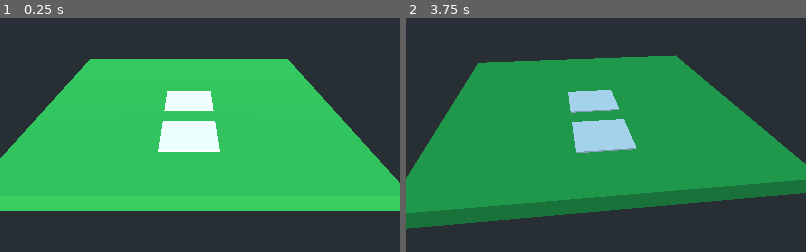
Above: before the commit, frames 1-2 (left to right).
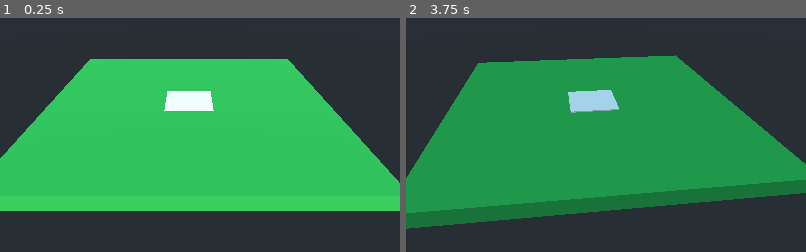
Above: after the commit, the same moments.

Repository: Atmosaero/FarmCreator
Game: Godot game, scene res://Main.tscn
Two runs of this game, one before a commit and one after it. Both use one fixed random seed, a clock stepped at 60 frames per second and the inputs below.
Inputs (mouse positions are % of the whole screen's width and height, from its top left):
- Up to frame 1 (0.25 s): no input
- Up to frame 2 (3.75 s): click (7, 14) at 0.5 s; click (7, 37) at 1.25 s; click (18, 14) at 2 s; click (18, 37) at 2.75 s; tap Enter at 3.5 s; move the mouse to (72, 45) at 3.52 s; hold D (right) from 3.53 s (still down); tap L (Light) at 3.6 s; click (72, 45) at 3.67 s
The pictures show only the part of the screen within x 26-76%, y 32-82%; the shares and areas given below are measured in that part.

The runs differ from the first frame. In frame 1, 1.9% of the frame differs, in the area x 39-55%, y 44-58%; in frame 2, 1.9%.
Error before the commit: Invalid get index 'MaterialSelect' (on base: 'Nil'). (res://Block.gd:6)
Error after the commit: Parse Error: Use "onready var MaterialBrush = get_node(...)" instead. (res://Block.gd:5)

Commit message:
Version 4

Diff:
--- a/Block.gd
+++ b/Block.gd
@@ -1,23 +1,25 @@
 extends MeshInstance
 
-
-onready var GlobalSrc = get_node("/root/Menu")
-
-var materialStatus = GlobalSrc.MaterialSelect
-
 var material = SpatialMaterial.new()
-
-func _ready():
-	pass
-
+var MaterialBrush = get_node("/root/Menu")
 
 func _on_Area_input_event(camera, event, click_position, click_normal, shape_idx):
-	build()
-	print(materialStatus)
-func build():
-	if materialStatus == "Strawberry":
-		material.albedo_color = Color(1, 0, 0)
-		set_surface_material(0, material)
-	if materialStatus == "Water":
-		material.albedo_color = Color(0, 0, 1, 1)
-		set_surface_material(0, material)
+	if event is InputEventMouseButton:
+		if event.button_index == BUTTON_LEFT and event.pressed == true:
+			print(Menu.MaterialBrush)
+			if Menu.MaterialBrush == 1:#Red
+				material.albedo_color = Color(1, 0, 0)
+				set_surface_material(0, material)
+				print(Menu.MaterialBrush)
+			if Menu.MaterialBrush == 2:#Green
+				material.albedo_color = Color(0, 1, 0, 1)
+				set_surface_material(0, material)
+				print(Menu.MaterialBrush)
+			if Menu.MaterialBrush == 3:#Blue
+				material.albedo_color = Color(0, 0, 1, 1)
+				set_surface_material(0, material)
+				print(Menu.MaterialBrush)
+			if Menu.MaterialBrush == 4:#Brown
+				material.albedo_color = Color( 0.65, 0.16, 0.16, 1)
+				set_surface_material(0, material)
+				print(Menu.MaterialBrush)
--- a/Main.tscn
+++ b/Main.tscn
@@ -21,8 +21,6 @@
 [sub_resource type="SpatialMaterial" id=5]
 
 [sub_resource type="BoxShape" id=6]
-
-[sub_resource type="SpatialMaterial" id=7]
 
 [node name="Main" type="Spatial"]
 
@@ -72,6 +70,7 @@
 __meta__ = {
 "_edit_use_anchors_": false
 }
+MaterialBrush = 2
 
 [node name="A" type="Button" parent="Control/Menu"]
 margin_left = 9.0
@@ -123,43 +122,33 @@
 "_edit_use_anchors_": false
 }
 
-[node name="Slots" type="MeshInstance" parent="."]
+[node name="Slots" type="MeshInstance" parent="Control/Menu"]
 transform = Transform( 24, 0, 0, 0, 1, 0, 0, 0, 24, 0, 0.787466, -10.352 )
 skin = SubResource( 3 )
 
-[node name="Block" type="MeshInstance" parent="Slots" groups=[
+[node name="Block" type="MeshInstance" parent="Control/Menu/Slots" groups=[
 "Blocks",
 ]]
 transform = Transform( 0.168, 0, 0, 0, 0.2, 0, 0, 0, 0.17424, 0.0416667, -2, 0.0416667 )
 mesh = SubResource( 4 )
 material/0 = SubResource( 5 )
 script = ExtResource( 8 )
+MaterialBrush = null
 
-[node name="Area" type="Area" parent="Slots/Block" groups=[
+[node name="Area" type="Area" parent="Control/Menu/Slots/Block" groups=[
 "Blocks",
 ]]
+transform = Transform( 1, 0, 0, 0, 1, 0, 0, 0, 1, 0, -9.53674e-07, 0 )
 
-[node name="CollisionShape" type="CollisionShape" parent="Slots/Block/Area"]
+[node name="CollisionShape" type="CollisionShape" parent="Control/Menu/Slots/Block/Area"]
 shape = SubResource( 6 )
 
-[node name="Block2" type="MeshInstance" parent="Slots" groups=[
-"Blocks",
-]]
-transform = Transform( 0.168, 0, 0, 0, 0.2, 0, 0, 0, 0.17424, 0.0416667, -2, 0.541667 )
-mesh = SubResource( 4 )
-material/0 = SubResource( 7 )
-script = ExtResource( 8 )
-
-[node name="Area" type="Area" parent="Slots/Block2" groups=[
-"Blocks",
-]]
-
-[node name="CollisionShape" type="CollisionShape" parent="Slots/Block2/Area"]
-shape = SubResource( 6 )
-
+[connection signal="pressed" from="Control/Menu/A" to="Control/Menu/Slots/Block" method="_on_A_pressed"]
 [connection signal="pressed" from="Control/Menu/A" to="Control/Menu" method="_on_A_pressed"]
+[connection signal="pressed" from="Control/Menu/B" to="Control/Menu/Slots/Block" method="_on_B_pressed"]
 [connection signal="pressed" from="Control/Menu/B" to="Control/Menu" method="_on_B_pressed"]
+[connection signal="pressed" from="Control/Menu/C" to="Control/Menu/Slots/Block" method="_on_C_pressed"]
 [connection signal="pressed" from="Control/Menu/C" to="Control/Menu" method="_on_C_pressed"]
+[connection signal="pressed" from="Control/Menu/D" to="Control/Menu/Slots/Block" method="_on_D_pressed"]
 [connection signal="pressed" from="Control/Menu/D" to="Control/Menu" method="_on_D_pressed"]
-[connection signal="input_event" from="Slots/Block/Area" to="Slots/Block" method="_on_Area_input_event"]
-[connection signal="input_event" from="Slots/Block2/Area" to="Slots/Block2" method="_on_Area_input_event"]
+[connection signal="input_event" from="Control/Menu/Slots/Block/Area" to="Control/Menu/Slots/Block" method="_on_Area_input_event"]
--- a/Menu.gd
+++ b/Menu.gd
@@ -1,18 +1,22 @@
 extends Panel
 
-var MaterialSelect
+export (int) var MaterialBrush
+
+
+
 
 func _on_A_pressed():
-	MaterialSelect == 1
-	print(MaterialSelect)
+	MaterialBrush = 1
+	print(MaterialBrush)
 
 func _on_B_pressed():
-	MaterialSelect == 2
-	print(MaterialSelect)
-func _on_D_pressed():
-	MaterialSelect == "Potato"
-	print(MaterialSelect)
+	MaterialBrush = 2
+	print(MaterialBrush)
 
 func _on_C_pressed():
-	MaterialSelect == "Water"
-	print(MaterialSelect)
+	MaterialBrush = 3
+	print(MaterialBrush)
+
+func _on_D_pressed():
+	MaterialBrush = 4
+	print(MaterialBrush)
Not shown: 1 places in Main.tscn that only renumber resources
